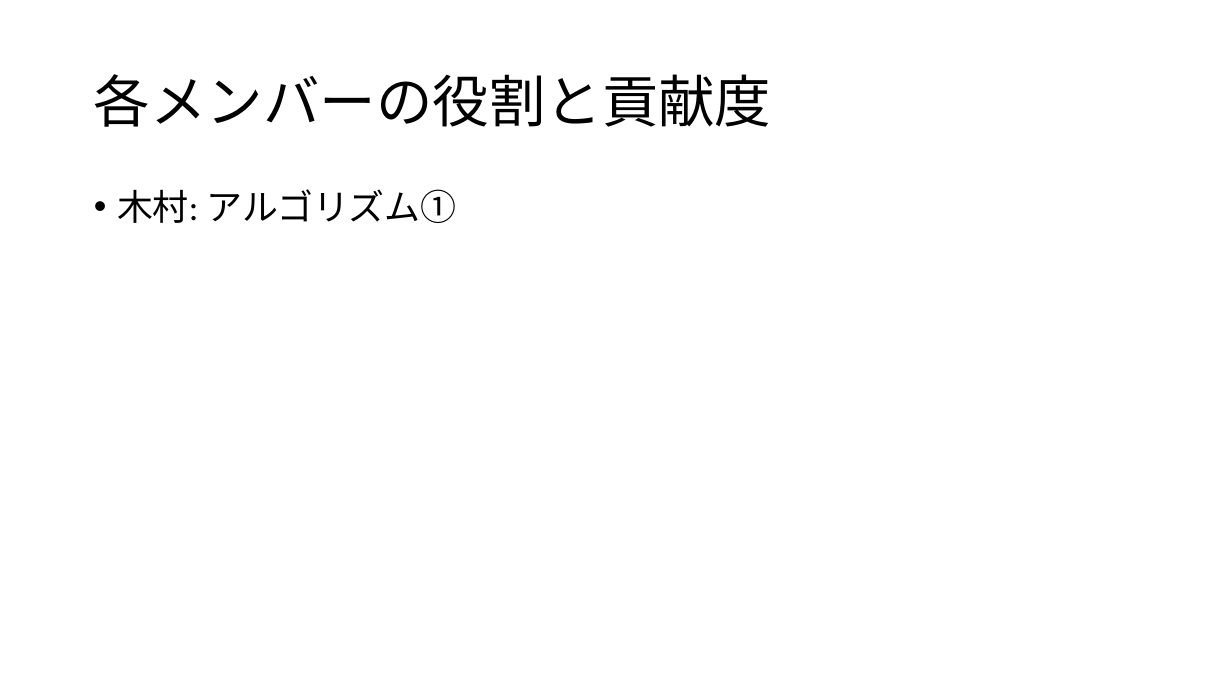
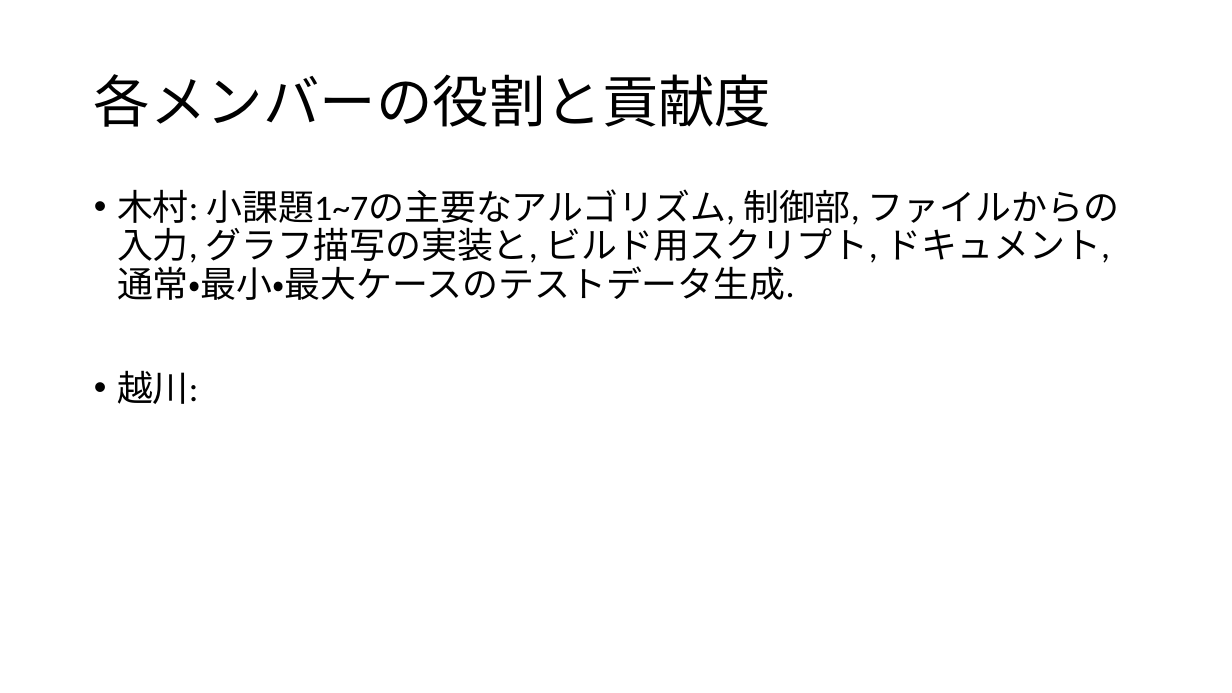
Before and after one commit to ie03-aizu-2019/ie03project-skys, a slide deck: slide 18 of Reports/Midterm.pptx (slide 17 before the commit). Drawn at 1232x693 pixels with LibreOffice and Linux fonts; fonts in the diff are those of the drawing. Boxes give left, top, right and bottom in pixels: in the first picture for what was removed or moved away, otherwise in the second. Text is boxed around its words. In the diff, an @@ line names an element or a change of style, - is before the commit and + after.

```diff
--- a/Reports/Midterm.pptx
+++ b/Reports/Midterm.pptx
@@ text at (x1=117, y1=189, x2=1119, y2=404): text changed @@
-• 木村: アルゴリズム①
+• 木村: 小課題1~7の主要なアルゴリズム, 制御部, ファイルからの入力, グラフ描写の実装と, ビルド用スクリプト, ドキュメント, 通常・最小・最大ケースのテストデータ生成.
+• 越川:
```
Also in this commit, not shown: 4 other slides changed, 1 slide added.
